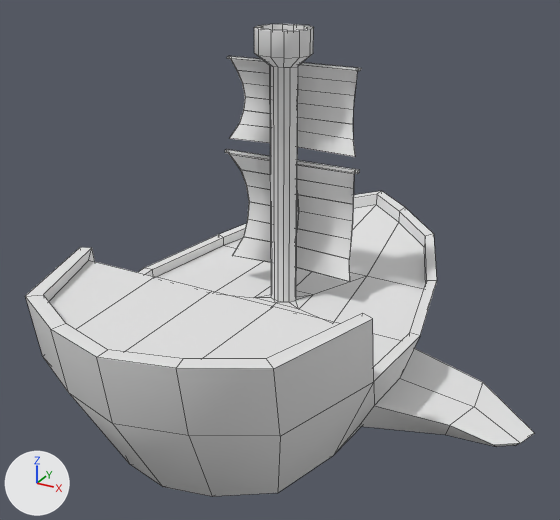
Before and after pictures for a commit that changed the FBX model Assets/Models/SpacePirateShip.fbx.
One viewpoint serves both versions: a 50 mm camera at (3.27, -5.75, 4.3) aimed at (0.02, 0.16, 1.34). Every picture has the same lights, and +X, +Y and +Z are marked at lower left. Mesh edges are drawn as thin lines. Vertices at the same position are counted once.
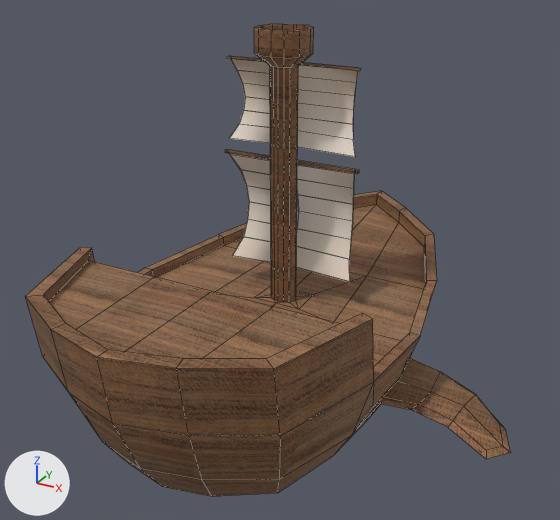
Where the change shows, as pixel boxes (x1, y1, x2, y2) in the pictures (560 x 520 px; the box of a moved part takes in the faces that stretch with it):
'Cube', reshaped
    before: (25, 24, 534, 497)
    after: (25, 24, 511, 497)
part 1 of me_mesh, added (brown)
    after: (377, 358, 511, 459)
part 2 of me_mesh, moved or reshaped
    before: (69, 336, 534, 497)
    after: (69, 336, 420, 497)
part 3 of me_mesh, recoloured (white to brown)
    both: (25, 24, 437, 436)
part 4 of me_mesh, recoloured
    both: (227, 57, 359, 282)

What the commit changed:
Picture 'canvas-texture_1048-1124.jpg' (img_canvas_texture_1048_1124_jpg) is new.
Picture 'bubinga_color.jpg' (img_bubinga_color_jpg) is new.
Material 'ShipSails' (mat_shipsails) is new.
Its texture is img_canvas_texture_1048_1124_jpg.
Its roughness is 0.69.
Material 'ShipMain' (mat_shipmain) is new.
Its texture is img_bubinga_color_jpg.
Its roughness is 0.69.
me_mesh is used by ob_cube; location (0.0, 0.0, 0.0).
me_mesh had 353 vertices, 344 faces and spanned x -2.55..2.55, y -2.37..2.78, z -0.55..3.46.
me_mesh now has 444 vertices, 428 faces and spans x -2.43..2.43, y -2.37..2.78, z -0.55..3.46.
me_mesh part 1: a new loose piece of 42 vertices spanning x 0.79..2.43, y -0.55..0.52, z 0.18..0.48, in mat_shipmain (picture img_bubinga_color_jpg).
Part 2, on me_mesh:
24 vertices are removed from x -2.55..2.55, y -0.38..0.4, z 0.28..0.46.
36 faces are deleted.
8 vertices move from x -1.29..1.29, y -0.49..0.61, z 0.15..0.51 to x -1.29..1.29, y -0.53..0.69, z 0.15..0.51.
23 vertices are added at x -1.21..1.21, y -2.03..0.61, z 0.15..0.51.
32 new faces join them, mat_shipmain (picture img_bubinga_color_jpg).
me_mesh part 3: 218 faces spanning x -1.49..1.49, y -2.37..2.78, z -0.55..3.46 switch from mat_material (white #e7e7e7) to mat_shipmain (picture img_bubinga_color_jpg).
me_mesh part 4: 82 faces spanning x -0.66..0.66, y 0.36..0.59, z 1.17..3.15 switch from mat_material (white #e7e7e7) to mat_shipsails (picture img_canvas_texture_1048_1124_jpg).
